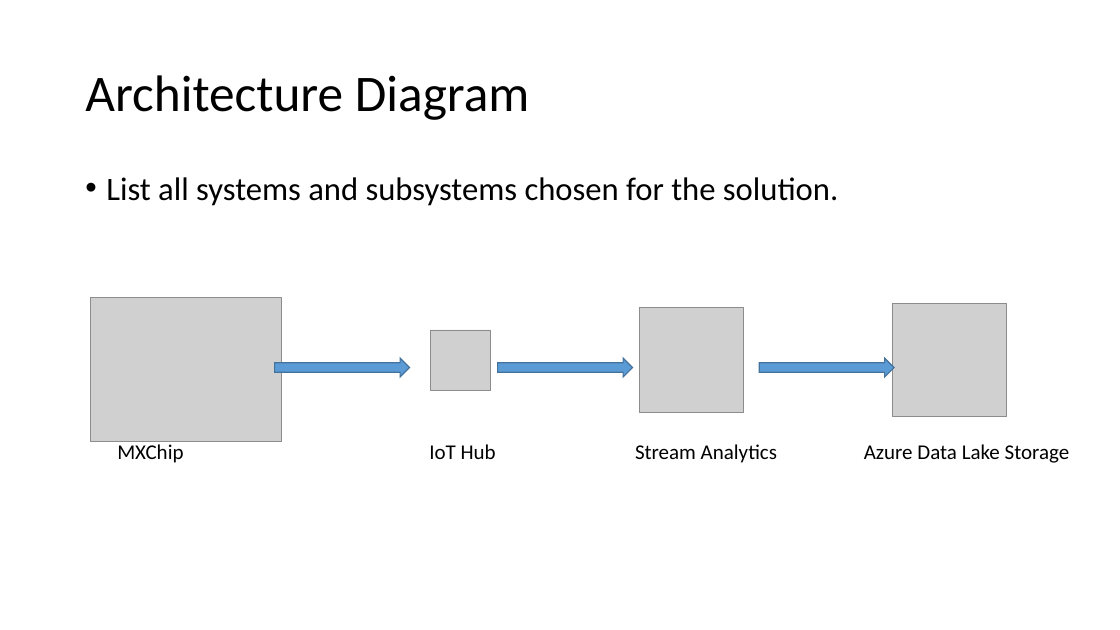
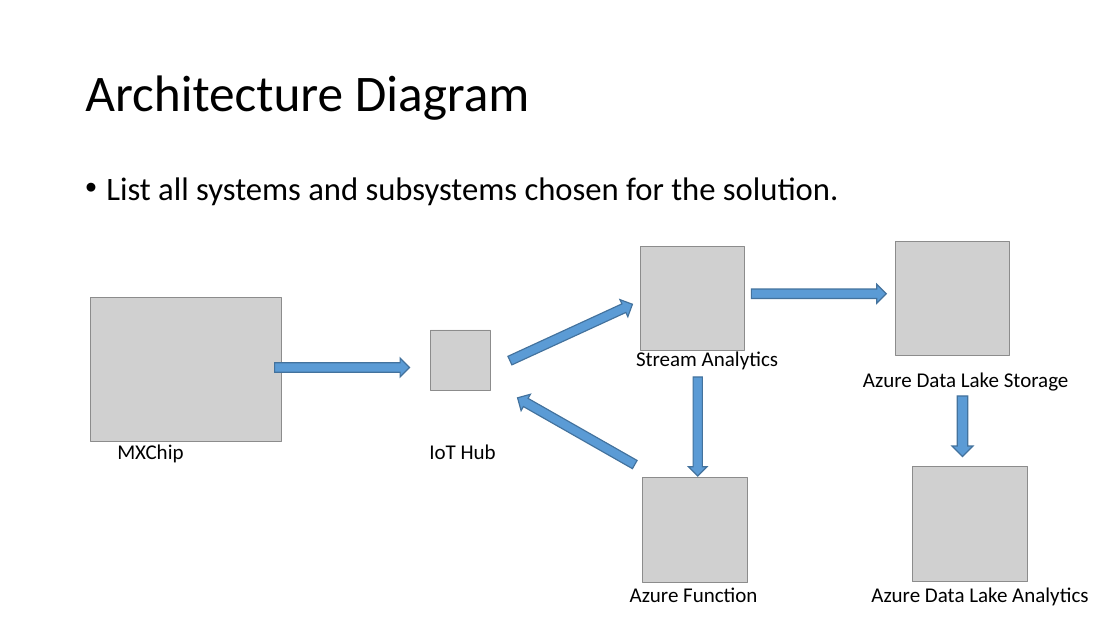
Before and after one commit to felixmondelo/IoTCapstone, a slide deck: slide 1 of Lab1/WeatherStationArchitecture-289C913D.pptx. Drawn at 1120x630 pixels with LibreOffice and Linux fonts; fonts in the diff are those of the drawing; grey boxes stand for pictures. Boxes give left, top, right and bottom in pixels: in the first picture for what was removed or moved away, otherwise in the second. Text is boxed around its words. In the diff, an @@ line names an element or a change of style, - is before the commit and + after.

```diff
--- a/Lab1/WeatherStationArchitecture-289C913D.pptx
+++ b/Lab1/WeatherStationArchitecture-289C913D.pptx
@@ picture moved from (x1=639, y1=308, x2=744, y2=413) to (x1=641, y1=246, x2=745, y2=350) @@
@@ picture moved from (x1=893, y1=303, x2=1007, y2=417) to (x1=896, y1=242, x2=1009, y2=355) @@
@@ right arrow at (x1=506, y1=296, x2=637, y2=369): rotation 0 to 335 degrees @@
@@ right arrow moved from (x1=760, y1=358, x2=895, y2=376) to (x1=751, y1=285, x2=886, y2=303) @@
@@ text "Stream Analytics" moved from (x1=635, y1=444, x2=777, y2=463) to (x1=636, y1=348, x2=778, y2=370) @@
@@ right arrow added at (x1=689, y1=377, x2=707, y2=476), fill #5B9BD5, outline #43739E 1 pt @@
@@ text "Azure Data Lake Storage" moved from (x1=864, y1=444, x2=1070, y2=463) to (x1=863, y1=372, x2=1069, y2=391) @@
@@ right arrow added at (x1=513, y1=390, x2=640, y2=472), fill #5B9BD5, outline #43739E 1 pt @@
@@ right arrow added at (x1=952, y1=396, x2=973, y2=457), fill #5B9BD5, outline #43739E 1 pt @@
@@ picture added at (x1=643, y1=478, x2=748, y2=583) @@
@@ picture added at (x1=912, y1=466, x2=1028, y2=582) @@
@@ text added at (x1=630, y1=587, x2=757, y2=602), 18 pt, text #000000 @@
+Azure Function
@@ text added at (x1=871, y1=587, x2=1088, y2=606), 18 pt, text #000000 @@
+Azure Data Lake Analytics
```
Also in this commit, not shown: 1 other slide changed, 7 other files.
